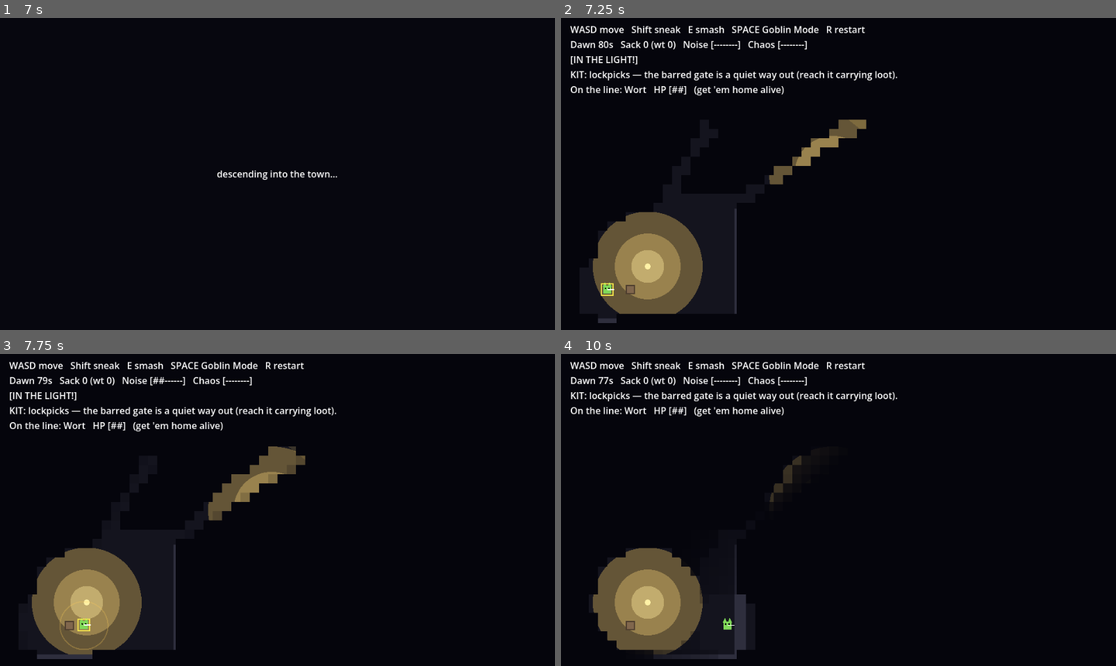
Above: before the commit, frames 1-4 (two rows, left to right).
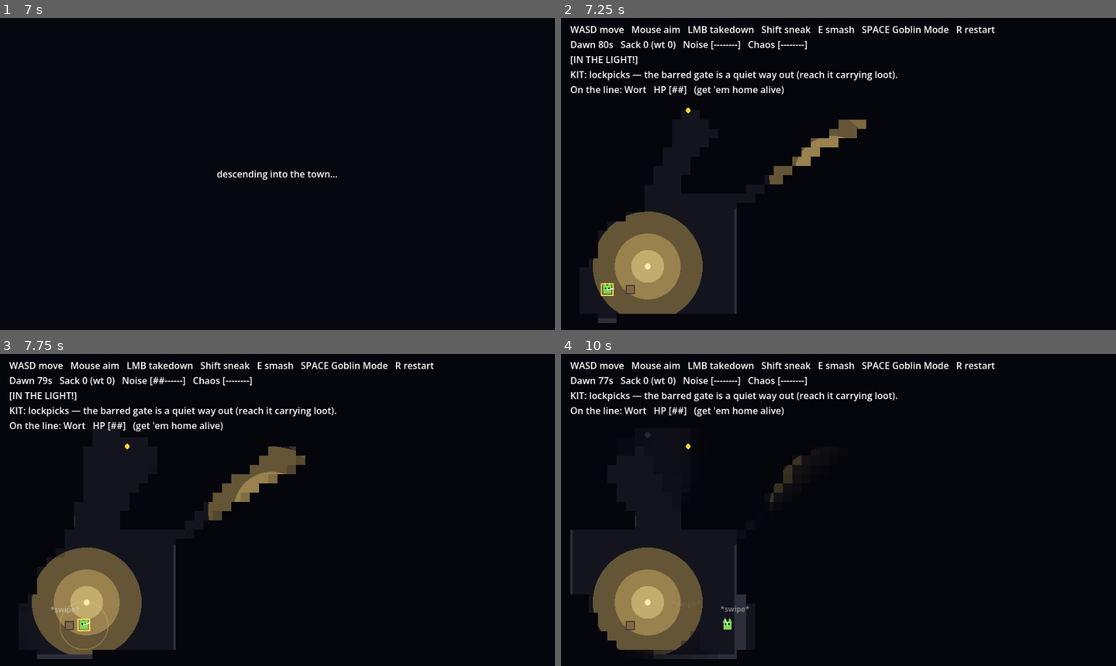
Above: after the commit, the same moments.

Repository: steverowley/goblin-mode
Game: Godot game, scene res://scenes/main.tscn
Two runs of this game, one before a commit and one after it. Both use one fixed random seed, a clock stepped at 60 frames per second and the inputs below.
Inputs (mouse positions are in pixels of both pictures, inside the frame that each line leads up to):
- Up to frame 1 (7 s): click "Snik [H1 S4 B1]" at 0.5 s; click "Snik [H1 S4 B1] <- SENT" at 1.25 s; click "Grubba [H2 S1 B4]" at 2 s; click "Grubba [H2 S1 B4] <- SENT" at 2.75 s; click "Wort [H2 S2 B2]" at 3.5 s; click "Wort [H2 S2 B2] <- SENT" at 4.25 s; click "Breed a pup (4 food)" at 5 s; click "Lockpicks" at 5.75 s; click "Go raid >" at 6.5 s
- Up to frame 2 (7.25 s): no input
- Up to frame 3 (7.75 s): tap Enter at 7.25 s; move the mouse to (399, 494) at 7.27 s; hold D from 7.28 s (still down); tap R at 7.35 s; click (399, 494) at 7.42 s; tap Space at 7.52 s
- Up to frame 4 (10 s): release D at 8 s; drag from (727, 525) to (810, 572) at 8.02 s; tap Space at 8.75 s; move the mouse to (894, 441) at 8.77 s; hold D 8.78-9.5 s; tap F at 8.85 s; click (894, 441) at 8.92 s; drag from (810, 572) to (672, 463) at 9.52 s

Frame 1 is identical in both runs. In frame 2, 0.9% of the frame differs, in the area x 8-79%, y 2-88%; in frame 3, 1.0%; in frame 4, 1.2%, in the area x 1-79%, y 2-88%.

Commit message:
feat(raid): stealth takedowns + mouse aim (Blades & Bows v1)
The first combat rung. Stealth stays the smart play; this makes combat viable as
a stealth TOOL — sneak up and silently drop a guard to clear a path.

- player.gd: twin-stick aim — movement stays WASD, but the goblin now FACES the
  mouse, so the vision cone follows the cursor (peek without moving).
- guard.gd: a `downed` state + take_down() — a downed guard is inert (no sight, no
  hearing, no chase/catch) and drawn sprawled with X_X eyes.
- fun_probe.gd: LMB strikes — _try_takedown() drops the nearest guard you're aiming
  at that ISN'T already chasing you (an alerted guard shrugs it off — that's the
  open-brawl rung, v2). Quiet: no alarm raised.

Note: combat is a core raid change, so the standalone Fun Probe now also has
mouse-aim + takedowns (by design — no longer byte-identical to the pre-stats raid).

Next rungs: open brawl (guard HP + telegraphed swings you dodge) and ranged
weapons (bow/magic + a weapon choice in the Den).

Verified headless: boot clean, an unaware guard is dropped, an alerted guard is
immune, a downed guard is blind/inert.

Refs #11

Co-Authored-By: Claude Opus 4.8 (1M context) <noreply@anthropic.com>

Diff:
--- a/scripts/fun_probe.gd
+++ b/scripts/fun_probe.gd
@@ -22,6 +22,7 @@
 const DAWN_RAMP := 26.0          # final seconds where dawn-tension ramps the guards up
 const GRAB_R := 20.0
 const SMASH_R := 36.0
+const MELEE_R := 34.0            # reach of a stealth takedown (Bite 2.5)
 const PLAYER_START := Vector2(80, 470)
 const EXIT_POS := Vector2(80, 80)
 const EXIT_R := 34.0
@@ -341,6 +342,11 @@
 		_fog.queue_redraw()
 
 func _input(event: InputEvent) -> void:
+	# Strike (LMB) — a melee stealth takedown on an unaware guard.
+	if event is InputEventMouseButton and event.pressed and event.button_index == MOUSE_BUTTON_LEFT:
+		if _state == "play":
+			_try_takedown()
+		return
 	if not (event is InputEventKey and event.pressed):
 		return
 	# Embedded under the M2 spine and the raid is over: any key slinks home.
@@ -547,6 +553,28 @@
 	_stink_t = STINK_TIME
 	_spawn_text(_stink_pos, "*PHWOAR* stink bomb!", Color(0.6, 1.0, 0.3))
 
+## A melee stealth takedown (Bite 2.5): drop the nearest guard you're aiming at
+## that ISN'T already chasing you. A guard that's onto you (alerted) shrugs it off
+## — that's the open-brawl rung (v2). Quiet: no alarm raised.
+func _try_takedown() -> void:
+	var best = null
+	var best_d := MELEE_R
+	var f: Vector2 = _player.facing
+	for g in _guards:
+		if g.downed or g.alerted:
+			continue
+		var v: Vector2 = g.global_position - _player.global_position
+		var d := v.length()
+		if d <= best_d and (d < 8.0 or f.dot(v.normalized()) > 0.25):
+			best = g
+			best_d = d
+	if best != null:
+		best.take_down()
+		_spawn_text(best.global_position, "*shhk* takedown!", Color(0.7, 1.0, 0.4))
+		_player.add_chaos(0.08)
+	else:
+		_spawn_text(_player.global_position, "*swipe*", Color(0.8, 0.8, 0.8))
+
 func _on_caught(g) -> void:
 	if _state != "play":
 		return
@@ -602,7 +630,7 @@
 
 func _update_info() -> void:
 	var lines := PackedStringArray()
-	lines.append("WASD move   Shift sneak   E smash   SPACE Goblin Mode   R restart")
+	lines.append("WASD move   Mouse aim   LMB takedown   Shift sneak   E smash   SPACE Goblin Mode   R restart")
 	var tag := ""
 	if _player.frenzy:
 		tag = "  *** GOBLIN MODE! ***"
--- a/scripts/guard.gd
+++ b/scripts/guard.gd
@@ -50,6 +50,7 @@
 var alerted := false
 var investigating := false
 var searching := false
+var downed := false              # stealth-taken-down — inert for the rest of the raid
 
 var _wp := 0
 var _player: GoblinScript = null
@@ -101,7 +102,20 @@
 	_search_t = SEARCH_TIME
 	suspicion = 0.9
 
+## Stealth takedown (Bite 2.5): the goblin dropped this guard. It's out of the
+## raid — inert, blind, and harmless.
+func take_down() -> void:
+	downed = true
+	velocity = Vector2.ZERO
+	alerted = false
+	investigating = false
+	searching = false
+	_cone_pts = PackedVector2Array()
+	queue_redraw()
+
 func _physics_process(delta: float) -> void:
+	if downed:
+		return
 	_seen = _can_see_player()
 	if _seen and _player != null:
 		last_seen = _player.global_position
@@ -123,7 +137,7 @@
 ## distance-falloff and wall-muffling raises suspicion and marks where to look —
 ## but it caps below full alert, so noise alone never nabs you.
 func hear_noise(source: Vector2, loudness: float) -> void:
-	if _player == null or state == State.CHASE:
+	if _player == null or state == State.CHASE or downed:
 		return
 	var dist := global_position.distance_to(source)
 	if dist >= hear_range:
@@ -139,7 +153,7 @@
 	suspicion = maxf(suspicion, minf(0.95, suspicion + perceived * HEAR_GAIN))
 
 func _can_see_player() -> bool:
-	if _player == null:
+	if _player == null or downed:
 		return false
 	var to := _player.global_position - global_position
 	var dist := to.length()
@@ -295,6 +309,13 @@
 # --- DRAW -----------------------------------------------------------------
 
 func _draw() -> void:
+	if downed:
+		draw_rect(Rect2(-16, -7, 32, 14), body_color.darkened(0.55))   # sprawled out cold
+		draw_line(Vector2(-7, -3), Vector2(-1, 3), Color(0.1, 0.1, 0.1), 1.5)   # X_X eyes
+		draw_line(Vector2(-7, 3), Vector2(-1, -3), Color(0.1, 0.1, 0.1), 1.5)
+		draw_line(Vector2(1, -3), Vector2(7, 3), Color(0.1, 0.1, 0.1), 1.5)
+		draw_line(Vector2(1, 3), Vector2(7, -3), Color(0.1, 0.1, 0.1), 1.5)
+		return
 	# Vision cone — hidden during a chase; clipped to walls (built in _compute_cone)
 	# so it never pokes through them and matches the guard's real line-of-sight.
 	if state != State.CHASE and _cone_pts.size() >= 3:
--- a/scripts/player.gd
+++ b/scripts/player.gd
@@ -53,6 +53,12 @@
 		dir.x += 1.0
 	dir = dir.normalized()
 
+	# Face / aim toward the mouse (twin-stick): movement is WASD, but you LOOK where
+	# the cursor is — so the vision cone follows the mouse (peek without moving).
+	var to_mouse := get_global_mouse_position() - global_position
+	if to_mouse.length() > 1.0:
+		facing = to_mouse.normalized()
+
 	if frenzy:
 		frenzy_timer -= delta
 		if frenzy_timer <= 0.0:
@@ -77,7 +83,6 @@
 	else:
 		var floor_n := clampf(weight * 0.025 / carry, 0.0, 0.5)
 		if dir != Vector2.ZERO:
-			facing = dir
 			var gain := (0.10 if is_sneaking else 0.45)
 			noise = clampf(noise + gain * delta, 0.0, 1.0)
 		else:
